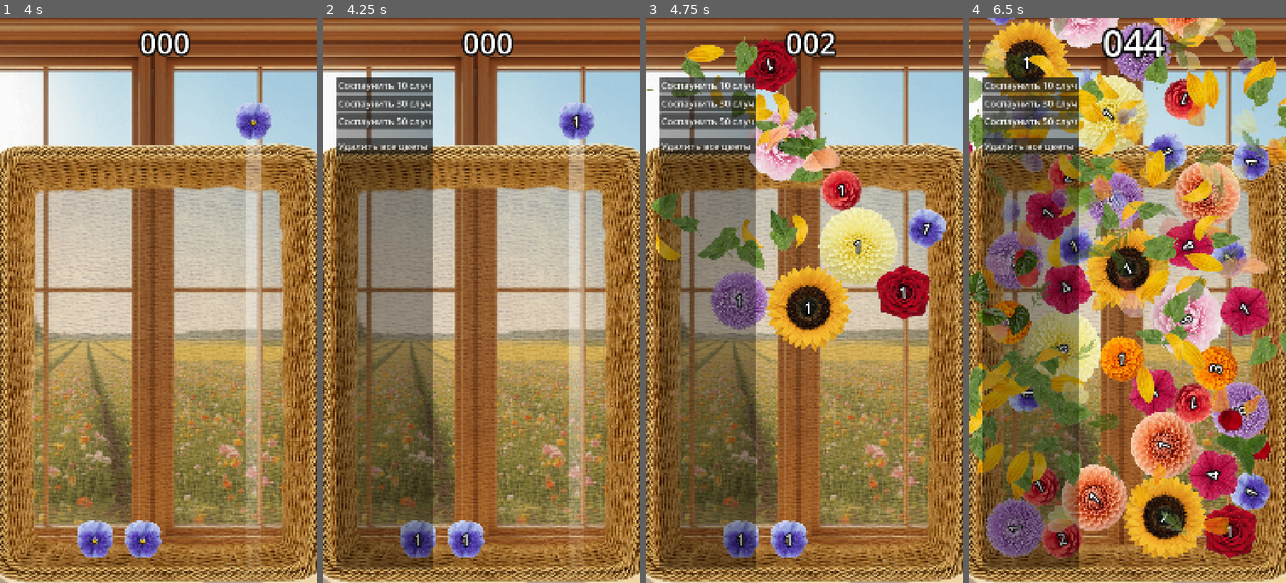
Above: before the commit, frames 1-4 (left to right).
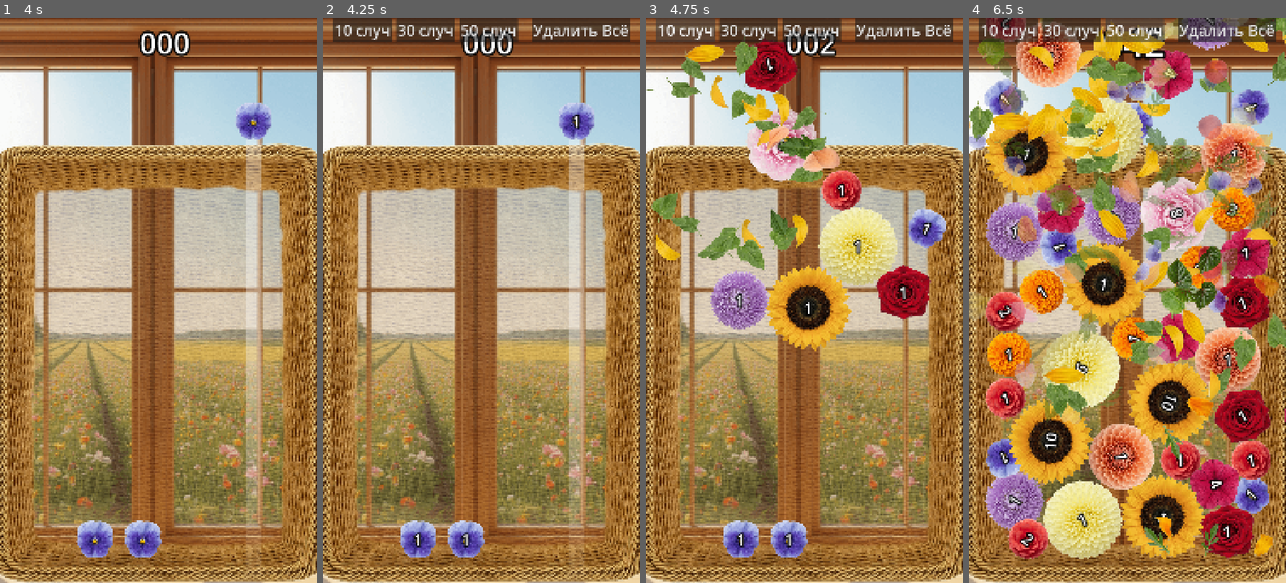
Above: after the commit, the same moments.

Repository: justkuzan/SuikaGame
Game: Godot game, scene res://Core/Level/Level.tscn
Two runs of this game, one before a commit and one after it. Both use one fixed random seed, a clock stepped at 60 frames per second and the inputs below.
Inputs (mouse positions are in pixels of both pictures, inside the frame that each line leads up to):
- Up to frame 1 (4 s): tap Enter at 0.5, 2.75 s; move the mouse to (228, 272) at 0.52 s; press the mouse at (228, 272) at 0.53 s; tap Space at 1.25 s; move the mouse to (95, 328) at 1.27 s; release the mouse at (95, 328) at 1.28 s; click (95, 328) at 1.35 s; move the mouse to (190, 176) at 2.02 s; press the mouse at (190, 176) at 2.03 s; move the mouse to (142, 413) at 2.77 s; release the mouse at (142, 413) at 2.78 s; click (142, 413) at 2.85 s; move the mouse to (253, 385) at 3.52 s; press the mouse at (253, 385) at 3.53 s
- Up to frame 2 (4.25 s): tap ` (debug_panel) at 4.15 s
- Up to frame 3 (4.75 s): release the mouse at (899, 385) at 4.25 s; click "Соспаунить 10 случ" (after the commit: "10 случ") at 4.25 s
- Up to frame 4 (6.5 s): click "Соспаунить 30 случ" (after the commit: "30 случ") at 5 s; click "Соспаунить 50 случ" (after the commit: "50 случ") at 5.75 s

Frame 1 is identical in both runs. In frame 2, 30% of the frame differs, in the area x 3-97%, y 0-98%; in frame 3, 30%; in frame 4, 79%, in the area x 0-100%, y 0-98%.

Commit message:
logic: prevent accidental merges by isolating spawner flower physics
Spawner: disabled collision_layer and collision_mask for instantiated flowers to prevent interaction while held.

Spawner: restored physics layers and mask values in drop_flower before reparenting and unfreezing.

Diff:
--- a/Core/DebugManager/DebugManager.gd
+++ b/Core/DebugManager/DebugManager.gd
@@ -5,8 +5,8 @@
 @export var flower_array: Array[FlowerData]
 @onready var flower_container: Node2D = $"../FlowerContainer"
 
-@onready var delete_all: Button = $MarginContainer/MarginContainer/VBoxContainerBase/VBoxContainer2/DeleteAll
-@onready var fill_10: Button = $MarginContainer/MarginContainer/VBoxContainerBase/VBoxContainer/Fill10
+@onready var delete_all: Button = $MarginContainer/MarginContainer/HBoxContainerBase/HBoxContainer2/DeleteAll
+@onready var fill_10: Button = $MarginContainer/MarginContainer/HBoxContainerBase/HBoxContainer/Fill10
 
 
 func _on_delete_all_pressed() -> void:
--- a/Core/DebugManager/DebugManager.tscn
+++ b/Core/DebugManager/DebugManager.tscn
@@ -3,7 +3,7 @@
 [ext_resource type="Script" uid="uid://bbgwjtm3jpbr7" path="res://Core/DebugManager/DebugManager.gd" id="1_ujek7"]
 
 [sub_resource type="Theme" id="Theme_2uv33"]
-default_font_size = 32
+default_font_size = 52
 
 [node name="DebugManager" type="CanvasLayer" unique_id=459966933]
 script = ExtResource("1_ujek7")
@@ -14,60 +14,61 @@
 anchor_bottom = 1.0
 grow_horizontal = 2
 grow_vertical = 2
-theme_override_constants/margin_left = 24
-theme_override_constants/margin_top = 200
-theme_override_constants/margin_right = 300
-theme_override_constants/margin_bottom = 24
 
 [node name="MarginContainer" type="MarginContainer" parent="MarginContainer" unique_id=1296350788]
 layout_mode = 2
-size_flags_horizontal = 0
+size_flags_horizontal = 4
 theme_override_constants/margin_left = 24
 theme_override_constants/margin_top = 2
 theme_override_constants/margin_right = 24
 theme_override_constants/margin_bottom = 24
 
 [node name="ColorRect" type="ColorRect" parent="MarginContainer/MarginContainer" unique_id=1832509920]
+visible = false
 layout_mode = 2
 color = Color(0, 0, 0, 0.35000002)
 
-[node name="VBoxContainerBase" type="VBoxContainer" parent="MarginContainer/MarginContainer" unique_id=1373781758]
+[node name="HBoxContainerBase" type="HBoxContainer" parent="MarginContainer/MarginContainer" unique_id=1871329942]
 layout_mode = 2
-theme_override_constants/separation = 32
+theme_override_constants/separation = 48
 
-[node name="VBoxContainer" type="VBoxContainer" parent="MarginContainer/MarginContainer/VBoxContainerBase" unique_id=419462402]
+[node name="HBoxContainer" type="HBoxContainer" parent="MarginContainer/MarginContainer/HBoxContainerBase" unique_id=1632878784]
+layout_mode = 2
+theme_override_constants/separation = 16
+
+[node name="Fill10" type="Button" parent="MarginContainer/MarginContainer/HBoxContainerBase/HBoxContainer" unique_id=93365374]
+layout_mode = 2
+size_flags_vertical = 0
+theme = SubResource("Theme_2uv33")
+text = "10 случ"
+alignment = 0
+
+[node name="Fill30" type="Button" parent="MarginContainer/MarginContainer/HBoxContainerBase/HBoxContainer" unique_id=704600443]
+layout_mode = 2
+size_flags_vertical = 0
+theme = SubResource("Theme_2uv33")
+text = "30 случ"
+alignment = 0
+
+[node name="Fill50" type="Button" parent="MarginContainer/MarginContainer/HBoxContainerBase/HBoxContainer" unique_id=1715621517]
+layout_mode = 2
+size_flags_vertical = 0
+theme = SubResource("Theme_2uv33")
+text = "50 случ"
+alignment = 0
+
+[node name="HBoxContainer2" type="HBoxContainer" parent="MarginContainer/MarginContainer/HBoxContainerBase" unique_id=1620582020]
 layout_mode = 2
 theme_override_constants/separation = 8
 
-[node name="Fill10" type="Button" parent="MarginContainer/MarginContainer/VBoxContainerBase/VBoxContainer" unique_id=93365374]
+[node name="DeleteAll" type="Button" parent="MarginContainer/MarginContainer/HBoxContainerBase/HBoxContainer2" unique_id=1780043868]
 layout_mode = 2
+size_flags_vertical = 0
 theme = SubResource("Theme_2uv33")
-text = "Соспаунить 10 случ"
+text = "Удалить Всё"
 alignment = 0
 
-[node name="Fill30" type="Button" parent="MarginContainer/MarginContainer/VBoxContainerBase/VBoxContainer" unique_id=704600443]
-layout_mode = 2
-theme = SubResource("Theme_2uv33")
-text = "Соспаунить 30 случ"
-alignment = 0
-
-[node name="Fill50" type="Button" parent="MarginContainer/MarginContainer/VBoxContainerBase/VBoxContainer" unique_id=1715621517]
-layout_mode = 2
-theme = SubResource("Theme_2uv33")
-text = "Соспаунить 50 случ"
-alignment = 0
-
-[node name="VBoxContainer2" type="VBoxContainer" parent="MarginContainer/MarginContainer/VBoxContainerBase" unique_id=552445250]
-layout_mode = 2
-theme_override_constants/separation = 8
-
-[node name="DeleteAll" type="Button" parent="MarginContainer/MarginContainer/VBoxContainerBase/VBoxContainer2" unique_id=1780043868]
-layout_mode = 2
-theme = SubResource("Theme_2uv33")
-text = "Удалить все цветы"
-alignment = 0
-
-[connection signal="pressed" from="MarginContainer/MarginContainer/VBoxContainerBase/VBoxContainer/Fill10" to="." method="_on_fill_10_pressed"]
-[connection signal="pressed" from="MarginContainer/MarginContainer/VBoxContainerBase/VBoxContainer/Fill30" to="." method="_on_fill_30_pressed"]
-[connection signal="pressed" from="MarginContainer/MarginContainer/VBoxContainerBase/VBoxContainer/Fill50" to="." method="_on_fill_50_pressed"]
-[connection signal="pressed" from="MarginContainer/MarginContainer/VBoxContainerBase/VBoxContainer2/DeleteAll" to="." method="_on_delete_all_pressed"]
+[connection signal="pressed" from="MarginContainer/MarginContainer/HBoxContainerBase/HBoxContainer/Fill10" to="." method="_on_fill_10_pressed"]
+[connection signal="pressed" from="MarginContainer/MarginContainer/HBoxContainerBase/HBoxContainer/Fill30" to="." method="_on_fill_30_pressed"]
+[connection signal="pressed" from="MarginContainer/MarginContainer/HBoxContainerBase/HBoxContainer/Fill50" to="." method="_on_fill_50_pressed"]
+[connection signal="pressed" from="MarginContainer/MarginContainer/HBoxContainerBase/HBoxContainer2/DeleteAll" to="." method="_on_delete_all_pressed"]
--- a/Core/SpawnController/SpawnController.gd
+++ b/Core/SpawnController/SpawnController.gd
@@ -8,8 +8,6 @@
 @export var spawner: Spawner
 
 var total_drops: int
-
-@onready var label: Label = $Label
 
 
 func _ready() -> void:
@@ -23,8 +21,6 @@
 
 func spawn_selection_flower() -> FlowerData:
 	total_drops += 1
-	var label_total_drops = total_drops - 1
-	label.text = "%03d" % label_total_drops
 
 	if total_drops <= drops_for_lvl_1:
 		return flower_pool[0]
--- a/Core/SpawnController/SpawnController.tscn
+++ b/Core/SpawnController/SpawnController.tscn
@@ -13,23 +13,9 @@
 [ext_resource type="Resource" uid="uid://cbroca2io0ch7" path="res://Resources/Flowers/Flower_lvl_9.tres" id="11_mbblf"]
 [ext_resource type="Resource" uid="uid://dcx17wa75bo80" path="res://Resources/Flowers/Flower_lvl_10.tres" id="12_60oe2"]
 
-[sub_resource type="LabelSettings" id="LabelSettings_abskx"]
-font_size = 100
-outline_size = 29
-outline_color = Color(0, 0, 0, 1)
-
 [node name="SpawnController" type="Node2D" unique_id=2099989366]
 script = ExtResource("1_c1yio")
 drops_for_lvl_1 = 3
 drops_for_lvl_2 = 7
 drops_for_lvl_3 = 12
 flower_pool = Array[ExtResource("2_abskx")]([ExtResource("3_ojfr3"), ExtResource("4_nh202"), ExtResource("5_hp7vc"), ExtResource("6_cb0j2"), ExtResource("7_gh5p2"), ExtResource("8_8taxf"), ExtResource("9_tvkxp"), ExtResource("10_3du0k"), ExtResource("11_mbblf"), ExtResource("12_60oe2")])
-
-[node name="Label" type="Label" parent="." unique_id=1659554670]
-visible = false
-offset_left = 476.0
-offset_top = 50.0
-offset_right = 648.0
-offset_bottom = 187.0
-text = "000"
-label_settings = SubResource("LabelSettings_abskx")
--- a/Core/Spawner/Spawner.gd
+++ b/Core/Spawner/Spawner.gd
@@ -44,6 +44,7 @@
 
 func drop_flower() -> void:
 	AudioManager.play("drop")
+	flower.set_collision_layer_value(1, true)
 	flower.reparent(flowers_container)
 	flower.set_collision_mask_value(1, true)
 	flower.freeze = false
@@ -68,6 +69,7 @@
 		new_flower.flower_data = next_flower_data
 		new_flower.position = Vector2.ZERO
 		new_flower.set_collision_mask_value(1, false)
+		new_flower.set_collision_layer_value(1, false)
 
 		add_child(new_flower)
 		flower = new_flower
